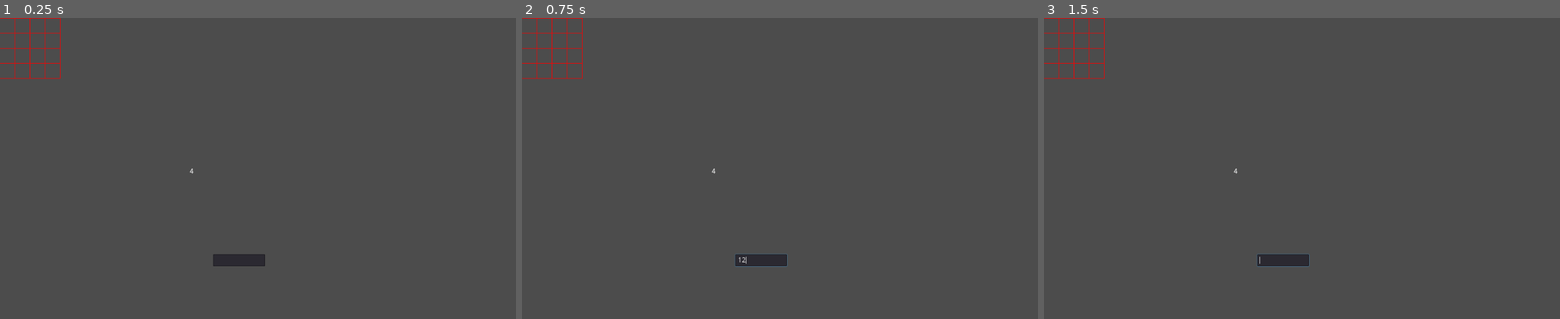
Above: before the commit, frames 1-3 (left to right).
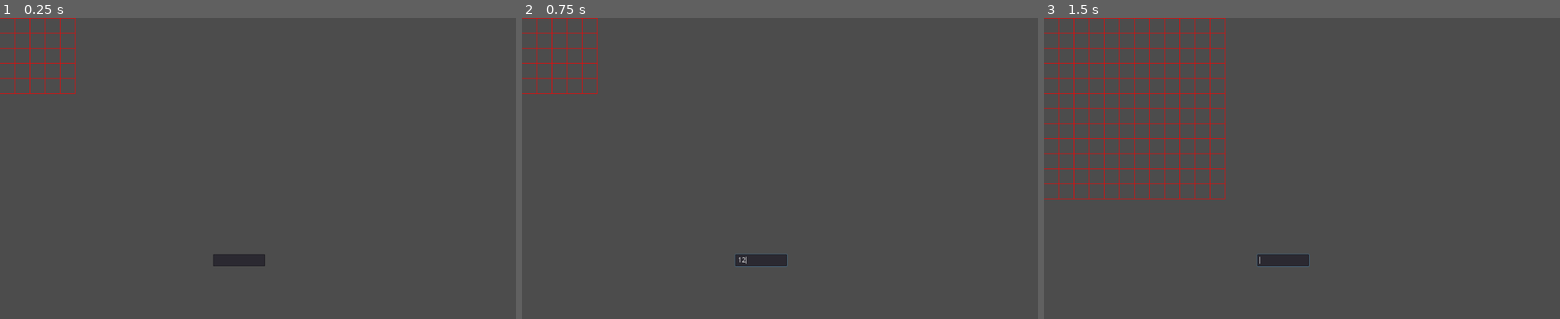
Above: after the commit, the same moments.

Repository: Megatt4/A_PathFinding-Algorithm
Game: Godot game, scene res://Scenes/Main Scene.tscn
Same seed, same stepped clock (60 frames per second), same inputs: the game is played once before the commit and once after it.
Inputs (mouse positions are in pixels of both pictures, inside the frame that each line leads up to):
- Up to frame 1 (0.25 s): no input
- Up to frame 2 (0.75 s): click (759, 258) at 0.52 s; type "12" at 0.6 s
- Up to frame 3 (1.5 s): tap Enter at 1.25 s

The runs differ from the first frame. In frame 1, 0.1% of the frame differs, in the area x 0-38%, y 0-52%; in frame 2, 0.1%; in frame 3, 2.1%, in the area x 0-38%, y 0-61%.

Commit message:
GridSize can now be changed by input

Diff:
--- /dev/null
+++ b/Path Finding Algorythim/Scenes/Instantiate_Test.tscn
@@ -0,0 +1,6 @@
+[gd_scene load_steps=2 format=2]
+
+[ext_resource path="res://Scripts/Instantiate_Test.gd" type="Script" id=1]
+
+[node name="Instantiating_Test" type="Node2D"]
+script = ExtResource( 1 )
--- a/Path Finding Algorythim/Scripts/Grid Generator.gd
+++ b/Path Finding Algorythim/Scripts/Grid Generator.gd
@@ -1,6 +1,6 @@
 extends Node2D
 
-var GridSizeUI_Script = load("res://Scripts/Grid_Size_UI.gd").new()
+##onready var nt = get_node("/root/Main Scene/Grid Size - UI/LineEdit").NT
 
 var ValidGridSize = false
 
@@ -11,7 +11,11 @@
 var SizeY = Vector2(100,100)
 
 #Size of grid in a 1x1 basis ( User Input )
-var GridSize = GridSizeUI_Script.NT
+onready var GridSize = get_node("/root/Main Scene/Grid Size - UI/LineEdit").NT
+
+func _process(delta):
+	GridSize = get_node("/root/Main Scene/Grid Size - UI/LineEdit").NT
+	update()
 
 func JustDraw(intialposX, intialposY, LineColor, SpacingX, SpacingY):
 	var OGposY = intialposY
@@ -42,6 +46,3 @@
 
 func _draw():
 	JustDraw(Vector2(0, 0), Vector2(0, 0), Color(1.0, 0.0, 0.0), Vector2(0, 30), Vector2(30, 0))
-
-func _process(delta):
-	update()
--- a/Path Finding Algorythim/Scripts/Grid_Size_UI.gd
+++ b/Path Finding Algorythim/Scripts/Grid_Size_UI.gd
@@ -7,20 +7,37 @@
 
 var test = 19
 
-var NT = 4
+var NT = 5
 
 onready var GridGenerator_Script = load("res://Scripts/Grid Generator.gd").new()
 
 func _on_LineEdit_text_entered(new_text):
 	if new_text.is_valid_integer():
-			NT = str(new_text)
-			for i in GridSize_Range:
-				var i2 = str(i)
-				if NT == i2:
-					GridGenerator_Script.ValidGridSize = true
-					NT = i2
-			if NT.is_valid_integer():
-				self.clear()
+		var new_text2 = int(new_text)
+		for i in GridSize_Range:
+			if new_text2 == i:
+				NT = int(new_text)
+				print(NT)
+				GridGenerator_Script.ValidGridSize = true
+				break; # No need to keep running the loop
+		self.clear()
 	else:
 		GridGenerator_Script.ValidGridSize = false
 		self.clear()
+
+#LESS TURN THIS INTO A SINGLETON BABYYYYYYYY
+
+
+
+#	if new_text.is_valid_integer():
+#			NT = str(new_text)
+#			for i in GridSize_Range:
+#				var i2 = str(i)
+#				if NT == i2:
+#					GridGenerator_Script.ValidGridSize = true
+#					NT = i2
+#			if NT.is_valid_integer():
+#				self.clear()
+#	else:
+#		GridGenerator_Script.ValidGridSize = false
+#		self.clear()
--- /dev/null
+++ b/Path Finding Algorythim/Scripts/Instantiate_Test.gd
@@ -0,0 +1,4 @@
+extends Node2D
+
+
+var sus = 5
--- a/Path Finding Algorythim/Scripts/Test Label (Check if Var Works).gd
+++ b/Path Finding Algorythim/Scripts/Test Label (Check if Var Works).gd
@@ -1,6 +1,9 @@
 extends Label
 
-var GridSizeUI_Script = load("res://Scripts/Grid_Size_UI.gd").new()
+onready var TestLabeltext = get_node("/root/Main Scene/Grid Size - UI/LineEdit").NT
 
 func _process(delta):
-	text = str(GridSizeUI_Script.NT)
+	TestLabeltext = get_node("/root/Main Scene/Grid Size - UI/LineEdit").NT
+	print(TestLabeltext)
+
+#IT WORKS
